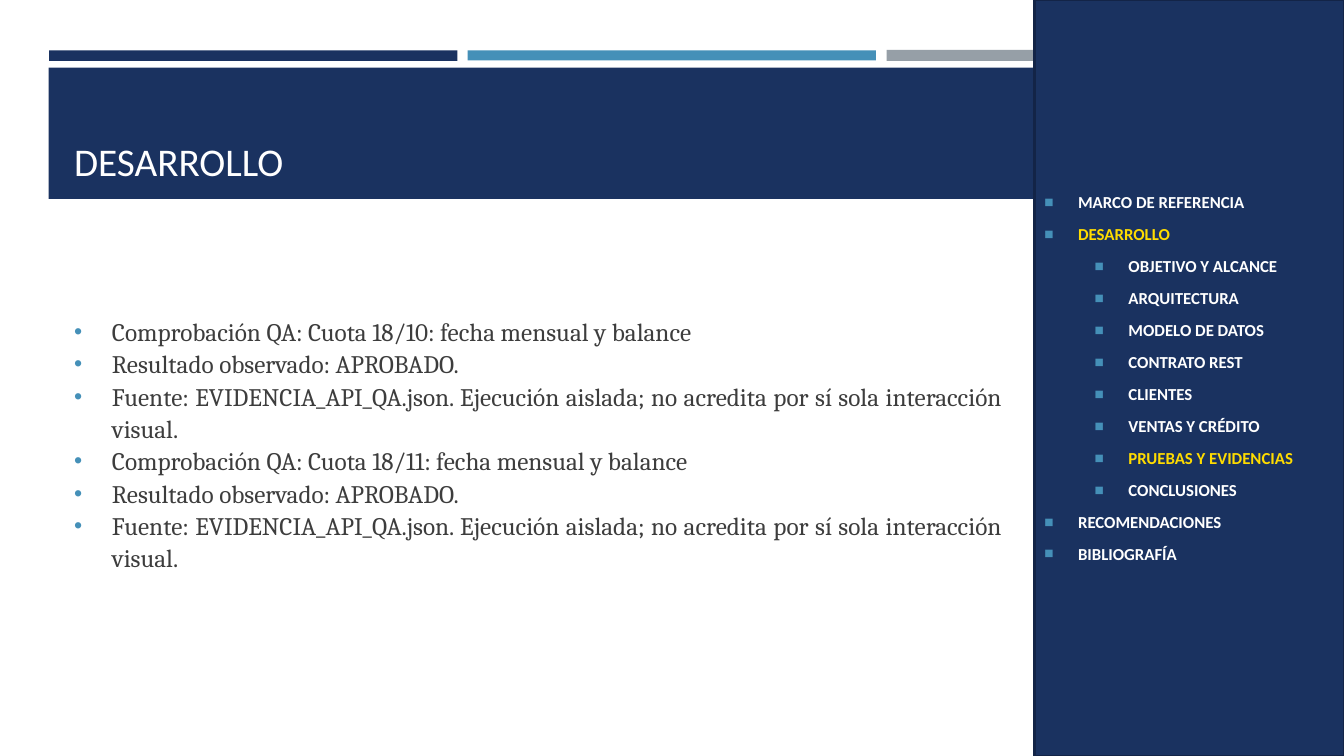
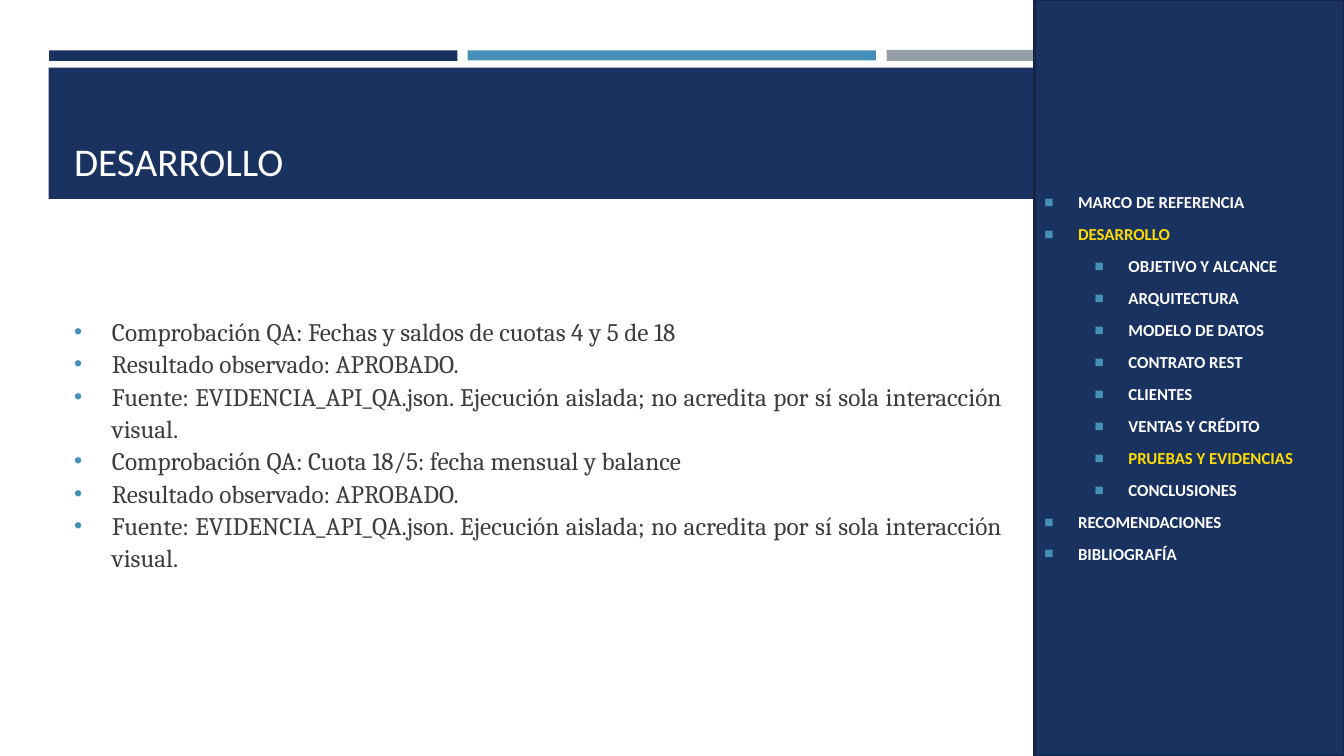
Before and after one commit to gamurigm/examen-arq-1, a slide deck: slide 47 of 05. DOCUMENTACION/02. PRESENTACION/PRESENTACION_CELULAR_BDDLOCAL_RESTFUL_DOTNET_GR09.pptx. Drawn at 1344x756 pixels with LibreOffice and Linux fonts; fonts in the diff are those of the drawing. Boxes give left, top, right and bottom in pixels: in the first picture for what was removed or moved away, otherwise in the second. Text is boxed around its words. In the diff, an @@ line names an element or a change of style, - is before the commit and + after.

```diff
--- a/05. DOCUMENTACION/02. PRESENTACION/PRESENTACION_CELULAR_BDDLOCAL_RESTFUL_DOTNET_GR09.pptx
+++ b/05. DOCUMENTACION/02. PRESENTACION/PRESENTACION_CELULAR_BDDLOCAL_RESTFUL_DOTNET_GR09.pptx
@@ text at box(112, 323, 675, 347): text changed @@
-• Comprobación QA: Cuota 18/10: fecha mensual y balance
+• Comprobación QA: Fechas y saldos de cuotas 4 y 5 de 18
@@ text at box(112, 452, 681, 476): text changed @@
-• Comprobación QA: Cuota 18/11: fecha mensual y balance
+• Comprobación QA: Cuota 18/5: fecha mensual y balance
```
Also in this commit, not shown: 32 other slides changed, 3 slides added, 11 other files.
